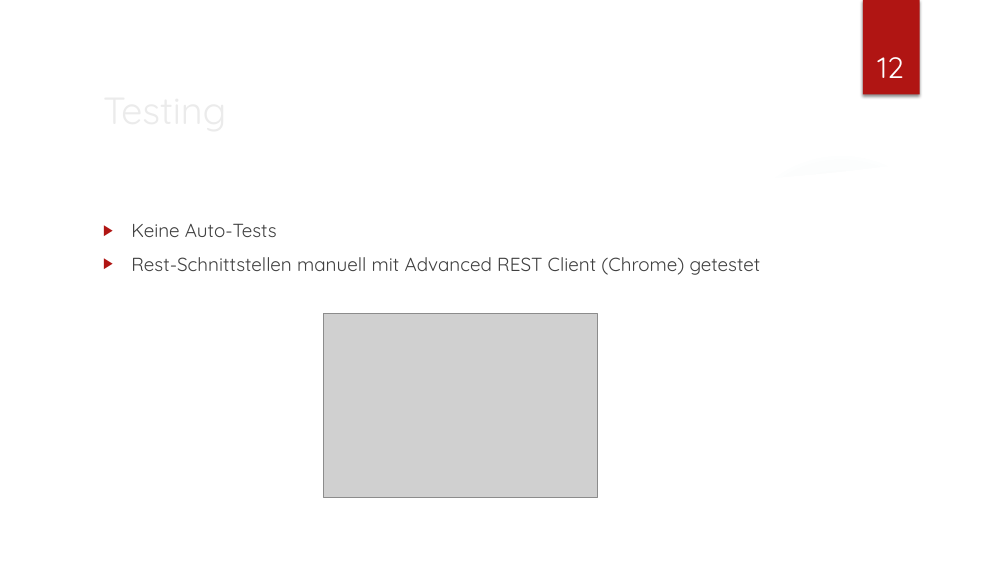
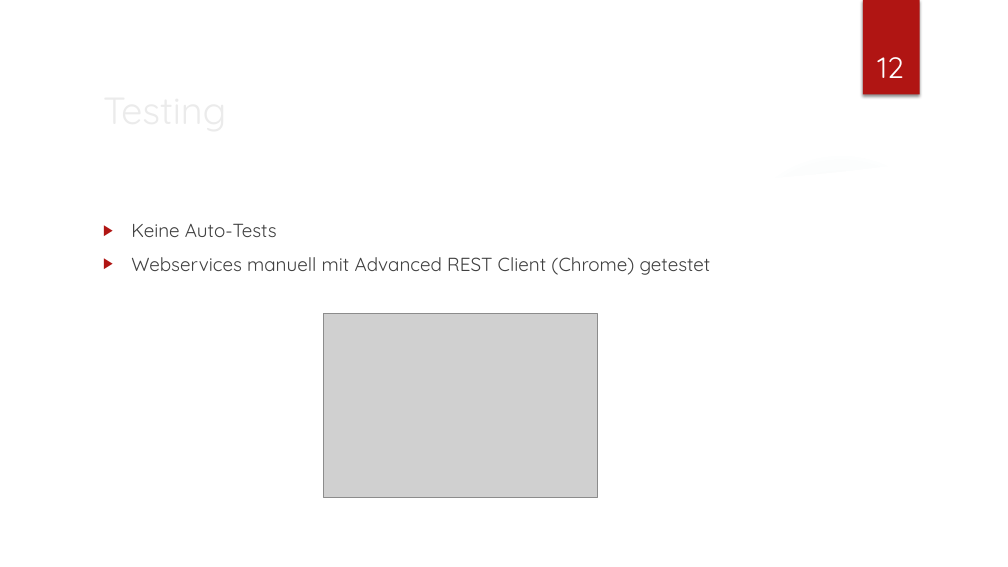
Before and after one commit to stauti/junk-food-analyzer, a slide deck: slide 12 of docs/Spezifikation/WS3.pptx. Drawn at 1008x567 pixels with LibreOffice and Linux fonts; fonts in the diff are those of the drawing; grey boxes stand for pictures; background and template pictures are left out. Boxes give left, top, right and bottom in pixels: in the first picture for what was removed or moved away, otherwise in the second. Text is boxed around its words. In the diff, an @@ line names an element or a change of style, - is before the commit and + after.

```diff
--- a/docs/Spezifikation/WS3.pptx
+++ b/docs/Spezifikation/WS3.pptx
@@ text at (131, 257, 711, 275): text changed @@
-▶ Rest-Schnittstellen manuell mit Advanced REST Client (Chrome) getestet
+▶ Webservices manuell mit Advanced REST Client (Chrome) getestet
```
Also in this commit, not shown: 2 other slides changed.
